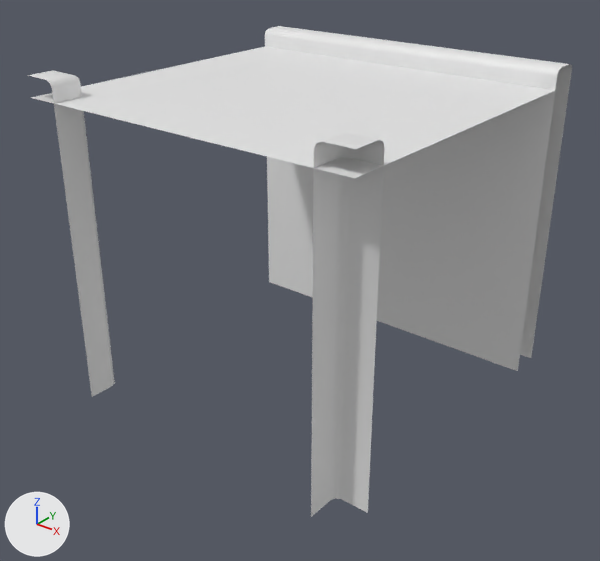
A saved change to the FBX model Assets/000.Eeeeden/00-Fbxs/02-Factory/00-Rail/Rail-Intersection-R.fbx.
Rendered twice from a camera (50 mm lens) standing at (1.337, -1.708, 1.36) and looking at (0.018, -0.06, 0.338). The lights are fixed; the arrows at lower left show +X, +Y and +Z. Where no turn or scale is listed for an object, it has been applied to the vertices. Vertices at the same position are counted once.

The first picture shows 'Rail-Intersection-R'.
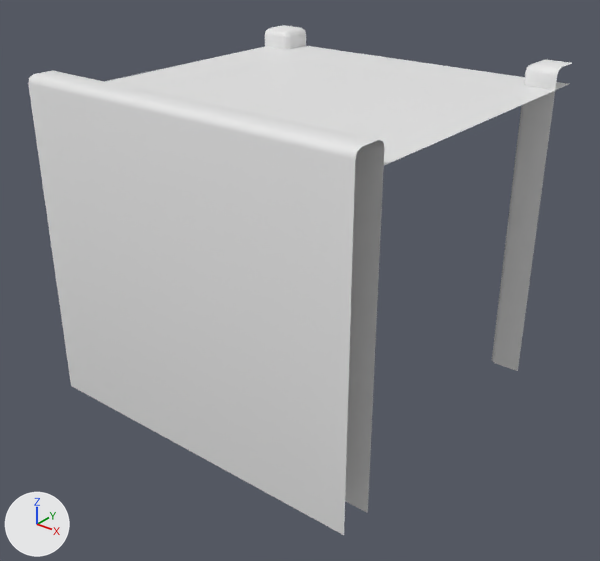
Where the change shows, as pixel boxes (x1, y1, x2, y2) in the pictures (600 x 561 px; the box of a moved part takes in the faces that stretch with it):
'Rail-Intersection-R', reshaped: before (27, 26, 572, 517); after (28, 25, 571, 535)
part 1 of me_rail_intersection_r, moved or reshaped: before (27, 71, 115, 397); after (492, 59, 571, 371)
part 2 of me_rail_intersection_r, moved or reshaped: before (311, 133, 384, 517); after (265, 25, 306, 49)
part 3 of me_rail_intersection_r, moved or reshaped: before (267, 26, 572, 364); after (28, 74, 384, 535)
part 4 of me_rail_intersection_r, moved or reshaped: before (31, 47, 555, 178); after (105, 46, 569, 165)

The change in detail:
me_rail_intersection_r has 61 vertices, 32 faces and spans x -0.5..0.5, y -0.5..0.5, z 0.0..0.915.
me_rail_intersection_r is used by ob_rail_intersection_r; location (0.0, 0.0, 0.0).
me_rail_intersection_r part 1: the loose piece of 19 vertices spanning x -0.5..-0.404, y -0.5..-0.404, z 0.0..0.915 is turned 180 degrees about the z axis through the mesh origin.
me_rail_intersection_r part 2: the loose piece of 19 vertices spanning x 0.404..0.5, y -0.5..-0.404, z 0.0..0.915 is turned 180 degrees about the z axis through the mesh origin.
me_rail_intersection_r part 3: the loose piece of 16 vertices spanning x -0.5..0.5, y 0.404..0.5, z 0.0..0.915 is turned 180 degrees about the z axis through the mesh origin.
Part 4, on me_rail_intersection_r:
Vertex 5 of me_rail_intersection_r moves from (0.197, -0.193, 0.869) to (-0.126, 0.124, 0.869).
Vertex 6 of me_rail_intersection_r moves from (0.197, 0.193, 0.869) at pixel (413, 84) to (-0.126, -0.124, 0.869) at pixel (240, 88).
Vertex 9 of me_rail_intersection_r moves from (-0.5, 0.404, 0.859) at pixel (264, 46) to (0.5, -0.404, 0.859) at pixel (383, 165).
Vertex 10 of me_rail_intersection_r moves from (0.5, 0.404, 0.859) at pixel (555, 90) to (-0.5, -0.404, 0.859).
Vertex 15 of me_rail_intersection_r moves from (0.5, -0.5, 0.859) at pixel (354, 178) to (-0.5, 0.5, 0.859).
Vertex 16 of me_rail_intersection_r moves from (-0.5, -0.5, 0.859) at pixel (30, 97) to (0.5, 0.5, 0.859) at pixel (569, 83).
